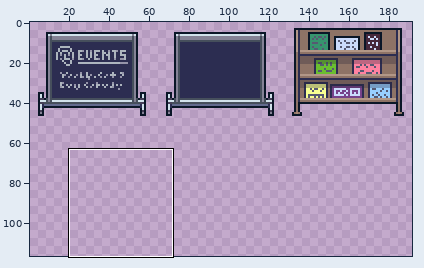
One commit to this sprite sheet: tilesets/info_boards.png. The first picture is a wide view before the edit; the outline marks the close-up.
Close-up. As it was:
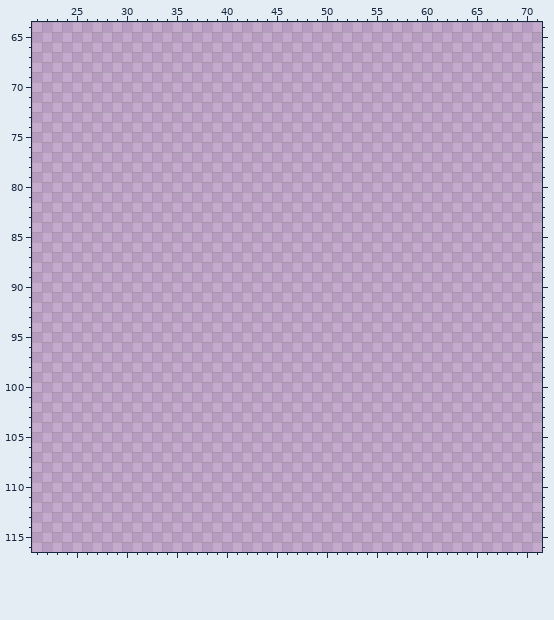
The file is 192x128 pixels. Shown: x 21..71, y 64..116. The old version is drawn lined up with the new one. The wide view leaves out empty margins. The commit also changed other parts of the picture, which this record leaves out.
New version:
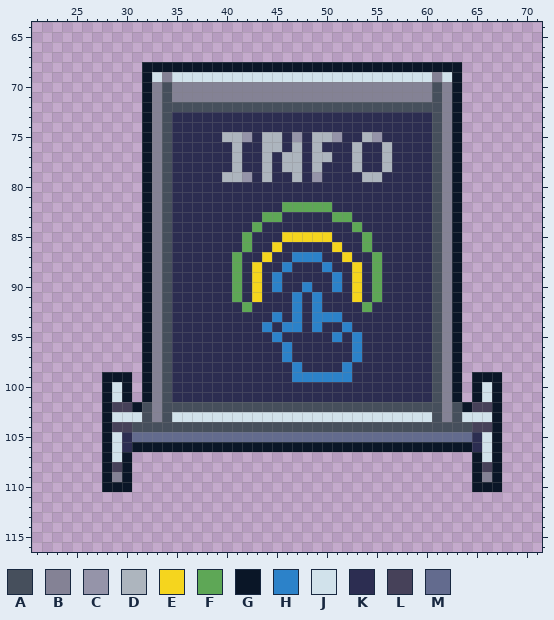
Palette (. is transparent): A #464f5c  B #848295  C #9594a9  D #adb5be  E #f5d51e  F #5ea756  G #0a1627  H #2c82c9  J #d1e2eb  K #2c2d51  L #464159  M #636b8e
Edits made:
whole drawing moved by +0,-3 (the old picture is shown already moved)
Changed rows in their new state; - is an unchanged pixel.
first column x 28:
 68 ----GGGGGGGGGGGGGGGGGGGGGGGGGGGGGGGG----
 69 ----GJBJJJJJJJJJJJJJJJJJJJJJJJJJJBJG----
 70 ----GBABBBBBBBBBBBBBBBBBBBBBBBBBBABG----
 71 ----GBABBBBBBBBBBBBBBBBBBBBBBBBBBABG----
 72 ----GBAAAAAAAAAAAAAAAAAAAAAAAAAAAABG----
 73 ----GBAKKKKKKKKKKKKKKKKKKKKKKKKKKABG----
 74 ----GBAKKKKKKKKKKKKKKKKKKKKKKKKKKABG----
 75 ----GBAKKKKKDDCKDDKCKDDCKKDCKKKKKABG----
 76 ----GBAKKKKKKDKKDDKDKDKKKDKKDKKKKABG----
 77 ----GBAKKKKKKDKKDKDDKDDKKDKKDKKKKABG----
 78 ----GBAKKKKKKDKKDKDDKDKKKDKKDKKKKABG----
 79 ----GBAKKKKKDDCKDKKDKCKKKKDDKKKKKABG----
 80 ----GBAKKKKKKKKKKKKKKKKKKKKKKKKKKABG----
 81 ----GBAKKKKKKKKKKKKKKKKKKKKKKKKKKABG----
 82 ----GBAKKKKKKKKKKKFFFFFKKKKKKKKKKABG----
 83 ----GBAKKKKKKKKKFFKKKKKFFKKKKKKKKABG----
 84 ----GBAKKKKKKKKFKKKKKKKKKFKKKKKKKABG----
 85 ----GBAKKKKKKKFKKKEEEEEKKKFKKKKKKABG----
 86 ----GBAKKKKKKKFKKEKKKKKEKKFKKKKKKABG----
 87 ----GBAKKKKKKFKKEKKHHHKKEKKFKKKKKABG----
 88 ----GBAKKKKKKFKEKKHKKKHKKEKFKKKKKABG----
 89 ----GBAKKKKKKFKEKHKKKKKHKEKFKKKKKABG----
 90 ----GBAKKKKKKFKEKHKKHKKHKEKFKKKKKABG----
 91 ----GBAKKKKKKFKEKKKHKHKKKEKFKKKKKABG----
 92 ----GBAKKKKKKKFKKKKHKHKKKKFKKKKKKABG----
 93 ----GBAKKKKKKKKKKHKHKHHHKKKKKKKKKABG----
 94 ----GBAKKKKKKKKKHKHHKHKKHKKKKKKKKABG----
 95 ----GBAKKKKKKKKKKHKKKKKHKHKKKKKKKABG----
 96 ----GBAKKKKKKKKKKKHKKKKKKHKKKKKKKABG----
 97 ----GBAKKKKKKKKKKKHKKKKKKHKKKKKKKABG----
 98 ----GBAKKKKKKKKKKKKHKKKKHKKKKKKKKABG----
 99 GGG-GBAKKKKKKKKKKKKHHHHHHKKKKKKKKABG-GGG
100 GJG-GBAKKKKKKKKKKKKKKKKKKKKKKKKKKABG-GJG
101 GJG-GBAKKKKKKKKKKKKKKKKKKKKKKKKKKABG-GJG
102 GLLGABAAAAAAAAAAAAAAAAAAAAAAAAAAAABAGLLG
103 GJJJABAJJJJJJJJJJJJJJJJJJJJJJJJJJABAJJJG
104 GLLAAAAAAAAAAAAAAAAAAAAAAAAAAAAAAAAAALLG
105 GJKMMMMMMMMMMMMMMMMMMMMMMMMMMMMMMMMMMKJG
106 GJKGGGGGGGGGGGGGGGGGGGGGGGGGGGGGGGGGGKJG
107 GJG----------------------------------GJG
108 GLG----------------------------------GLG
109 GBG----------------------------------GBG
110 GGG----------------------------------GGG
